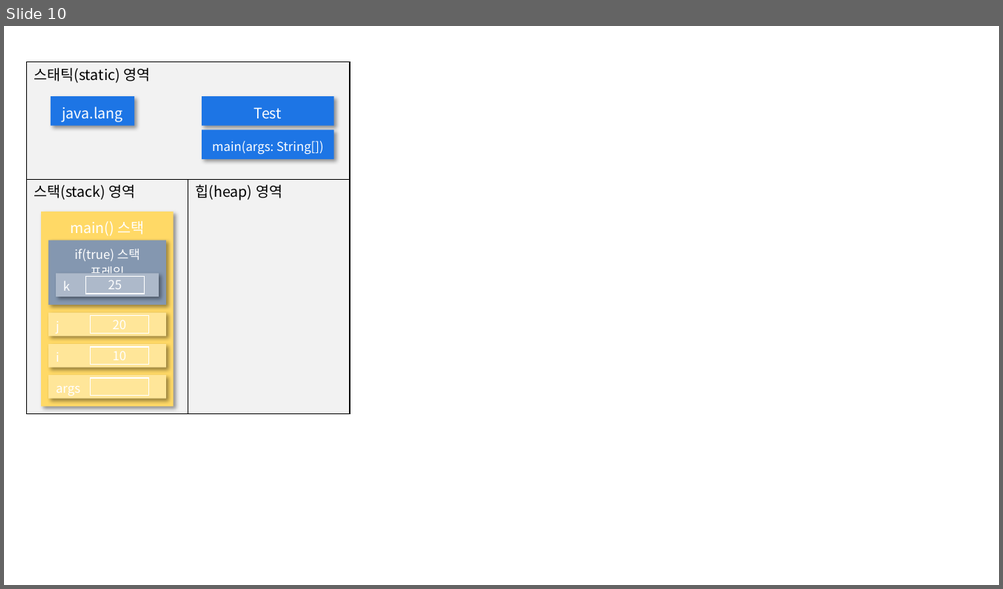
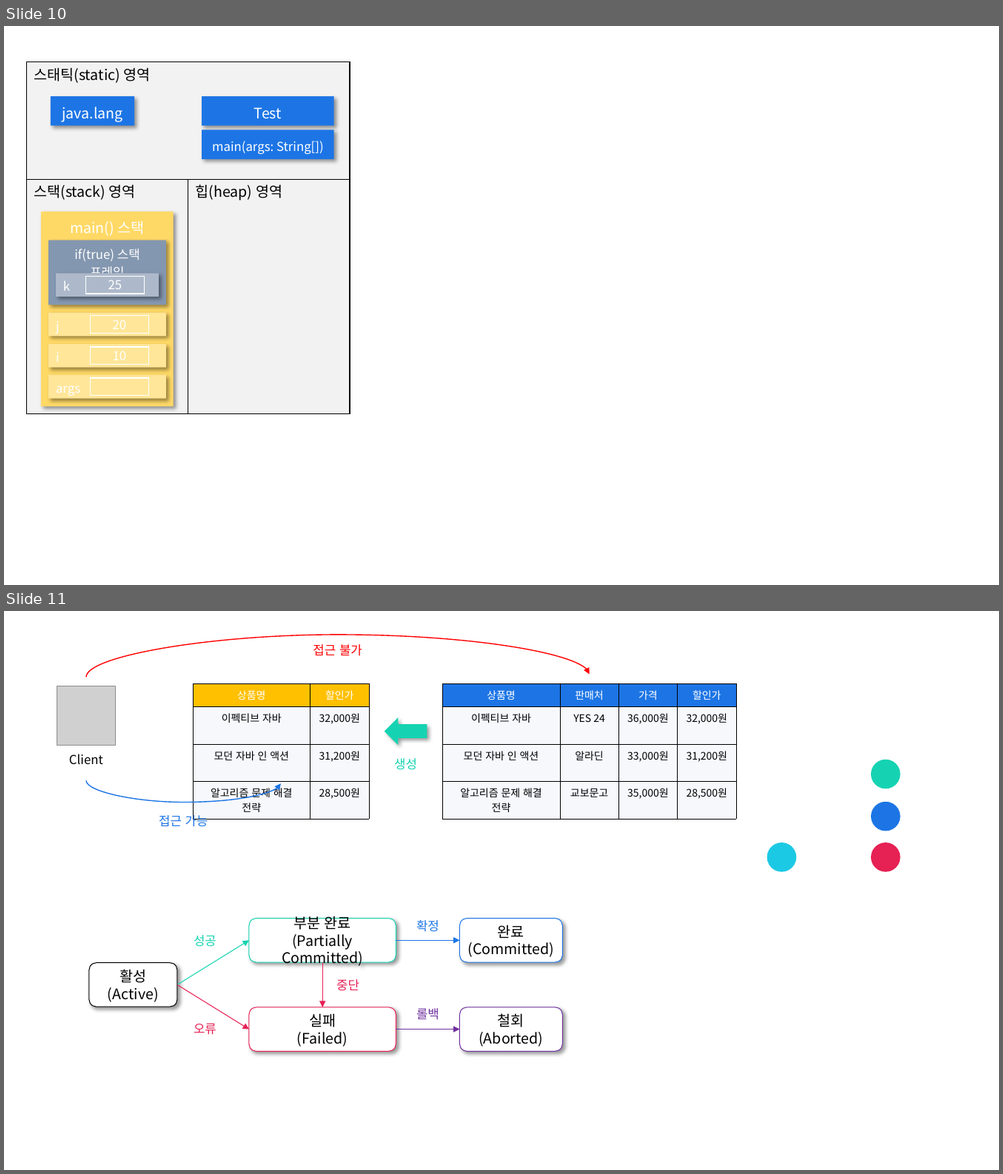
Before and after one commit to siwon-park/BackEnd-Study, a slide deck: PPT_Image.pptx. Shown one above the other, each under a label of ours: slide 10 before the commit, slides 10 and 11 after it. The pictures are 1003x589 and 1003x1174 pixels, drawn with LibreOffice and Linux fonts; fonts in the diff are those of the drawing; grey boxes stand for pictures. Boxes give left, top, right and bottom in pixels: in the first picture for what was removed or moved away, otherwise in the second. Text is boxed around its words. In the diff, an @@ line names an element or a change of style, - is before the commit and + after.

```diff
--- a/PPT_Image.pptx
+++ b/PPT_Image.pptx
@@ slide 11 added at [4, 611, 999, 1170], background #FFFFFF @@
@@ curved arrow added from (86, 678) to (589, 675), #FF0000 1 pt @@
@@ text added at [313, 644, 362, 656], 12 pt, text #FF0000 @@
+접근 불가
@@ picture added at [57, 686, 116, 745] @@
@@ table added at [193, 684, 369, 815], 4 rows, 2 columns @@
+상품명 | 할인가
+이펙티브 자바 | 32,000원
+모던 자바 인 액션 | 31,200원
+알고리즘 문제 해결 전략 | 28,500원
@@ table added at [442, 684, 736, 815], 4 rows, 4 columns @@
+상품명 | 판매처 | 가격 | 할인가
+이펙티브 자바 | YES 24 | 36,000원 | 32,000원
+모던 자바 인 액션 | 알라딘 | 33,000원 | 31,200원
+알고리즘 문제 해결 전략 | 교보문고 | 35,000원 | 28,500원
@@ left arrow added at [384, 718, 427, 745], fill #15D3B2 @@
@@ text added at [69, 754, 103, 765], 12 pt, text #000000 @@
+Client
@@ text added at [394, 758, 417, 770], 12 pt, text #15D3B2 @@
+생성
@@ ellipse added at [871, 760, 900, 789], fill #15D3B2 @@
@@ curved arrow added from (86, 781) to (281, 783), #1D75E5 1 pt @@
@@ ellipse added at [871, 802, 900, 831], fill #1D75E5 @@
@@ text added at [159, 813, 208, 827], 12 pt, text #1D75E5 @@
+접근 가능
@@ ellipse added at [766, 843, 796, 872], fill #1CC9E4 @@
@@ ellipse added at [871, 843, 900, 872], fill #E62154 @@
@@ rounded rectangle added at [249, 918, 395, 963], fill #FFFFFF, outline #15D3B2 0.75 pt, 14 pt, text #000000 @@
+부분 완료
+(Partially Committed)
@@ text added at [416, 920, 439, 932], 12 pt, text #1D75E5 @@
+확정
@@ rounded rectangle added at [460, 918, 563, 963], fill #FFFFFF, outline #1D75E5 0.75 pt, 14 pt, text #000000 @@
+완료
+(Committed)
@@ arrow added from (177, 985) to (249, 941), #15D3B2 0.75 pt @@
@@ text added at [193, 935, 216, 947], 12 pt, text #15D3B2 @@
+성공
@@ arrow added from (395, 941) to (460, 941), #1D75E5 0.75 pt @@
@@ rounded rectangle added at [89, 963, 177, 1007], fill #FFFFFF, outline #000000 0.75 pt, 14 pt, text #000000 @@
+활성
+(Active)
@@ arrow added from (323, 963) to (323, 1008), #E62154 0.75 pt @@
@@ arrow added from (177, 985) to (249, 1030), #E62154 0.75 pt @@
@@ text added at [336, 980, 359, 991], 12 pt, text #E62154 @@
+중단
@@ rounded rectangle added at [249, 1008, 395, 1052], fill #FFFFFF, outline #E62154 0.75 pt, 14 pt, text #000000 @@
+실패
+(Failed)
@@ text added at [416, 1008, 439, 1020], 12 pt, text #7030A0 @@
+롤백
@@ rounded rectangle added at [460, 1008, 563, 1052], fill #FFFFFF, outline #7030A0 0.75 pt, 14 pt, text #000000 @@
+철회
+(Aborted)
@@ text added at [193, 1023, 216, 1035], 12 pt, text #E62154 @@
+오류
@@ arrow added from (395, 1030) to (460, 1030), #7030A0 0.75 pt @@
```
Also in this commit, not shown: 4 other files.
